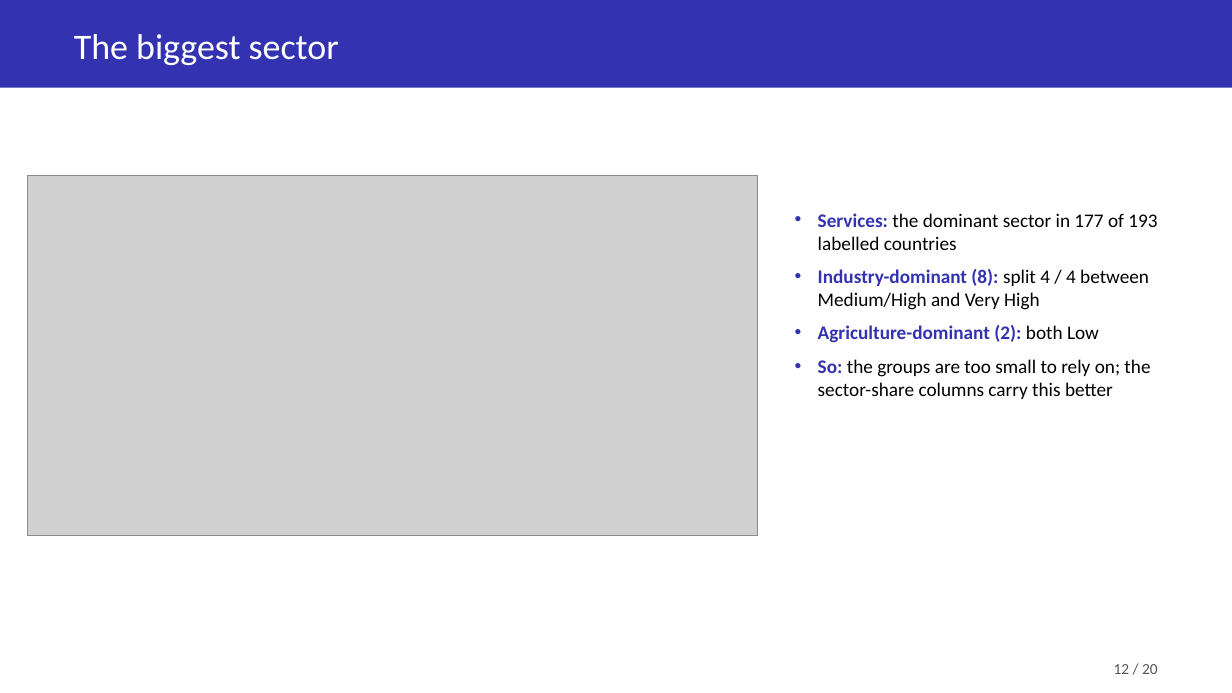
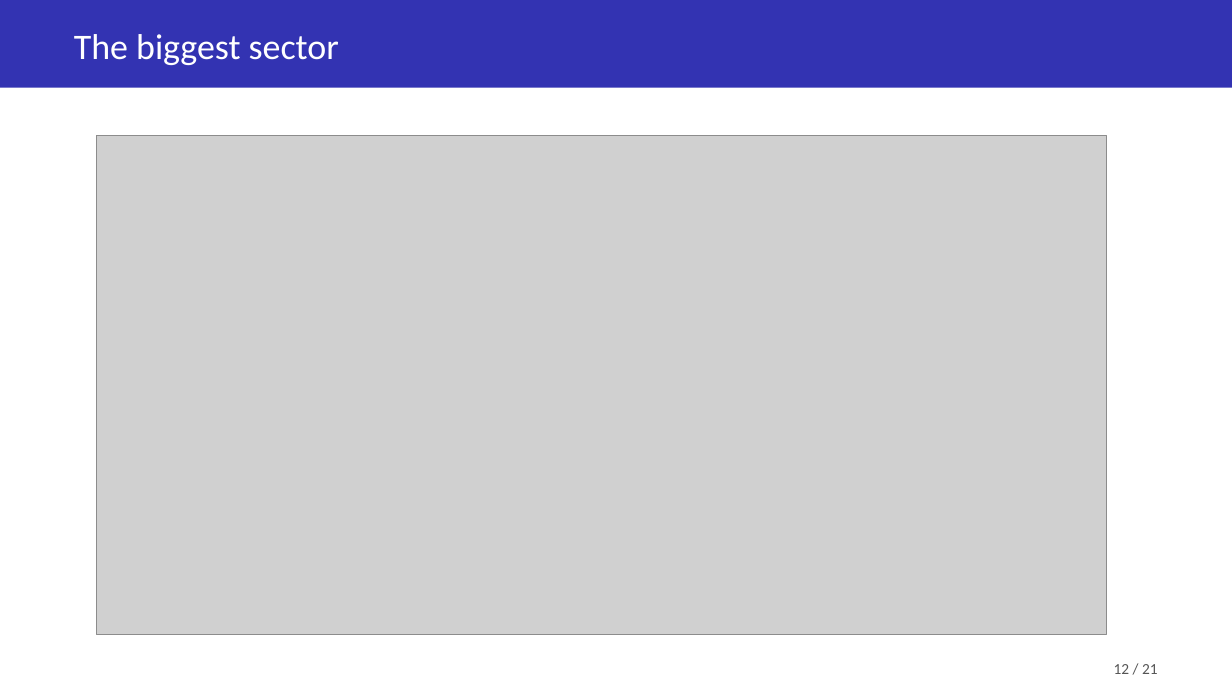
Before and after one commit to Soemon007/DS203_GroupProject, a slide deck: slide 12 of deliverables/DS203_Slides.pptx. Drawn at 1232x693 pixels with LibreOffice and Linux fonts; fonts in the diff are those of the drawing; grey boxes stand for pictures. Boxes give left, top, right and bottom in pixels: in the first picture for what was removed or moved away, otherwise in the second. Text is boxed around its words. In the diff, an @@ line names an element or a change of style, - is before the commit and + after.

```diff
--- a/deliverables/DS203_Slides.pptx
+++ b/deliverables/DS203_Slides.pptx
@@ picture: place and size @@
-picture at box(28, 176, 758, 536)
+picture at box(96, 136, 1107, 635)
@@ text removed at box(818, 213, 1157, 399) @@
-• Services: the dominant sector in 177 of 193 labelled countries
-• Industry-dominant (8): split 4 / 4 between Medium/High and Very High
-• Agriculture-dominant (2): both Low
-• So: the groups are too small to rely on; the sector-share columns carry this better
@@ text at box(1114, 664, 1158, 674): text changed @@
-12 / 20
+12 / 21
```
Also in this commit, not shown: 19 other slides changed, 1 slide added.
